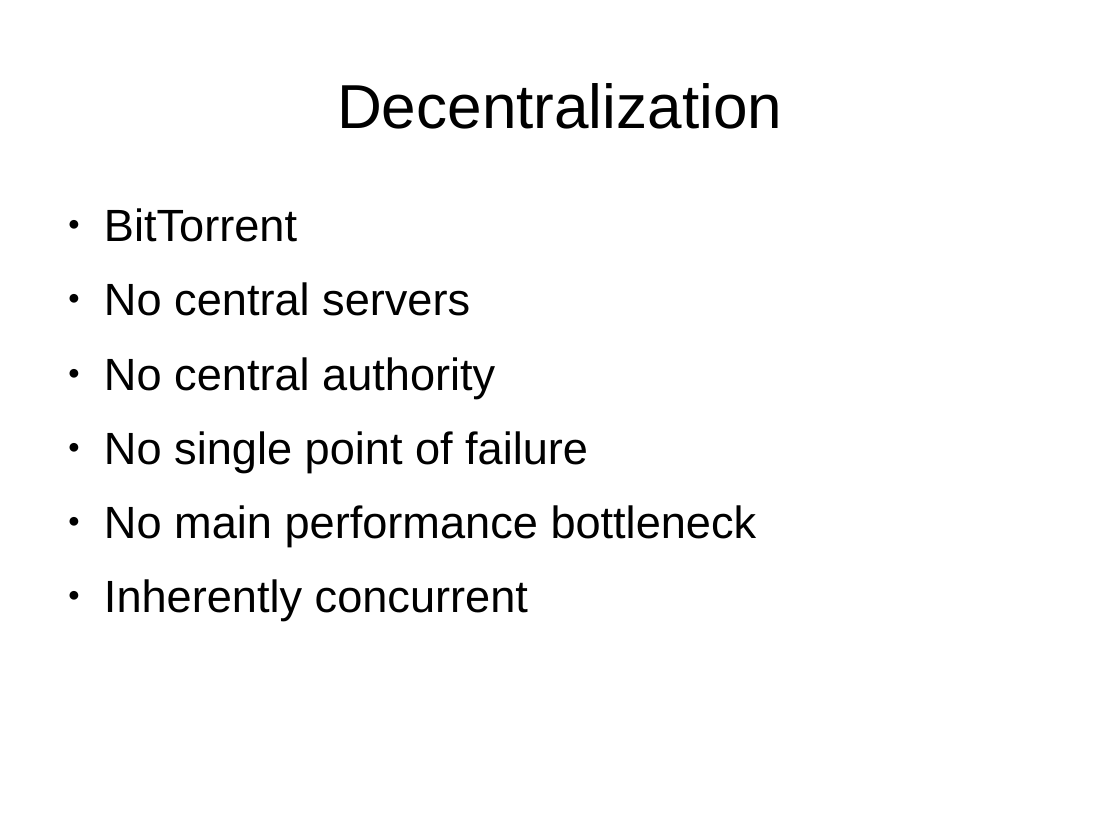
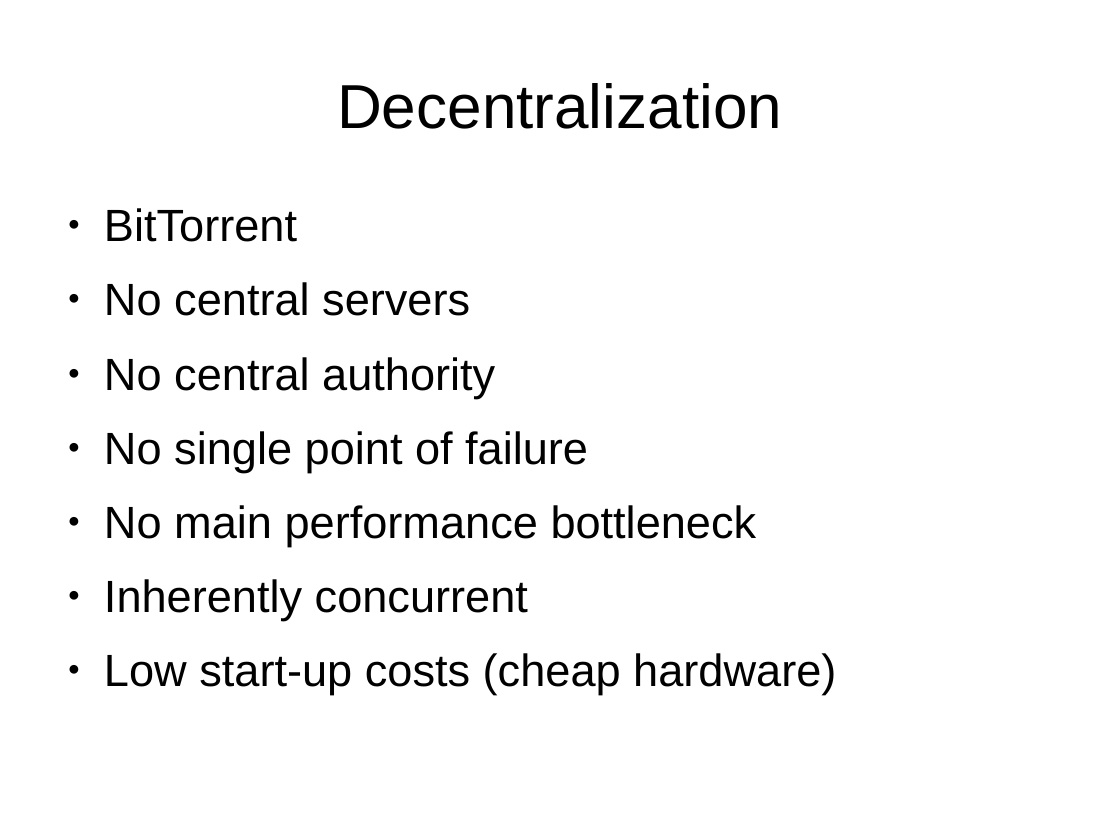
Before and after one commit to andrewazores/Capstone, a slide deck: slide 3 of documentation/problem_statement_presentation.odp. Drawn at 1120x840 pixels with LibreOffice and Linux fonts; fonts in the diff are those of the drawing. Boxes give left, top, right and bottom in pixels: in the first picture for what was removed or moved away, otherwise in the second. Text is boxed around its words. In the diff, an @@ line names an element or a change of style, - is before the commit and + after.

Commit message:
Edited Documentation presentation
added a line to the Desentralized page

```diff
--- a/documentation/problem_statement_presentation.odp
+++ b/documentation/problem_statement_presentation.odp
@@ text at [104,653,836,695]: paragraph added @@
+● Low start-up costs (cheap hardware)
```
